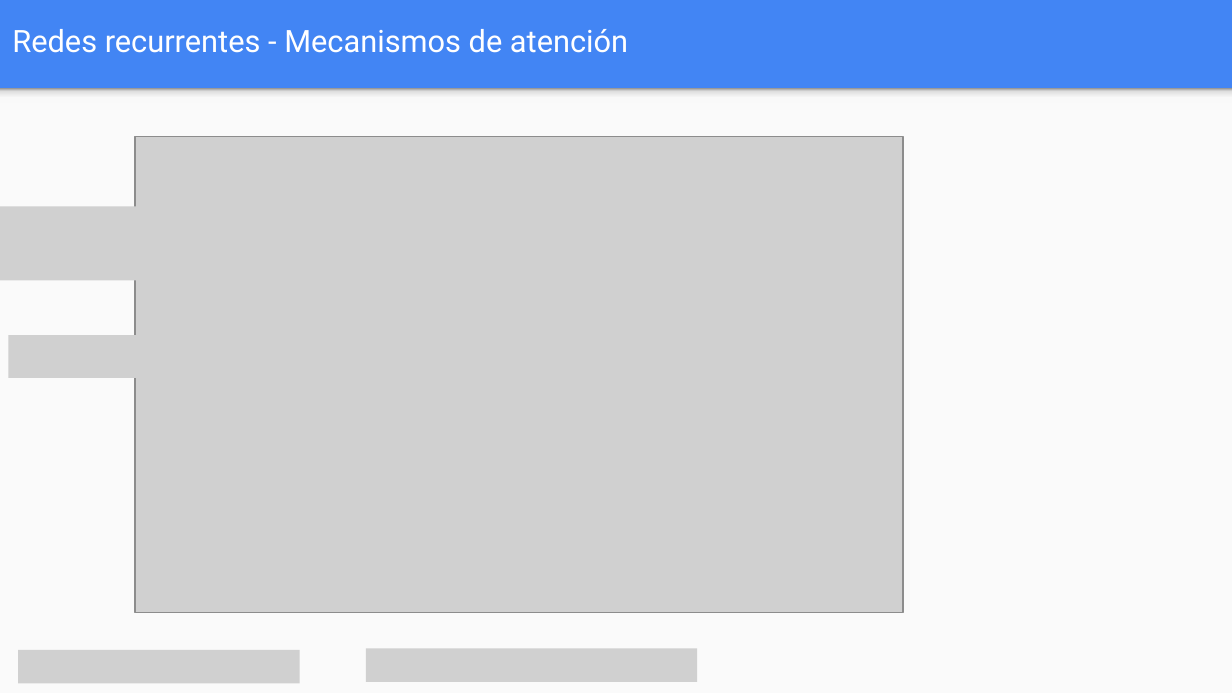
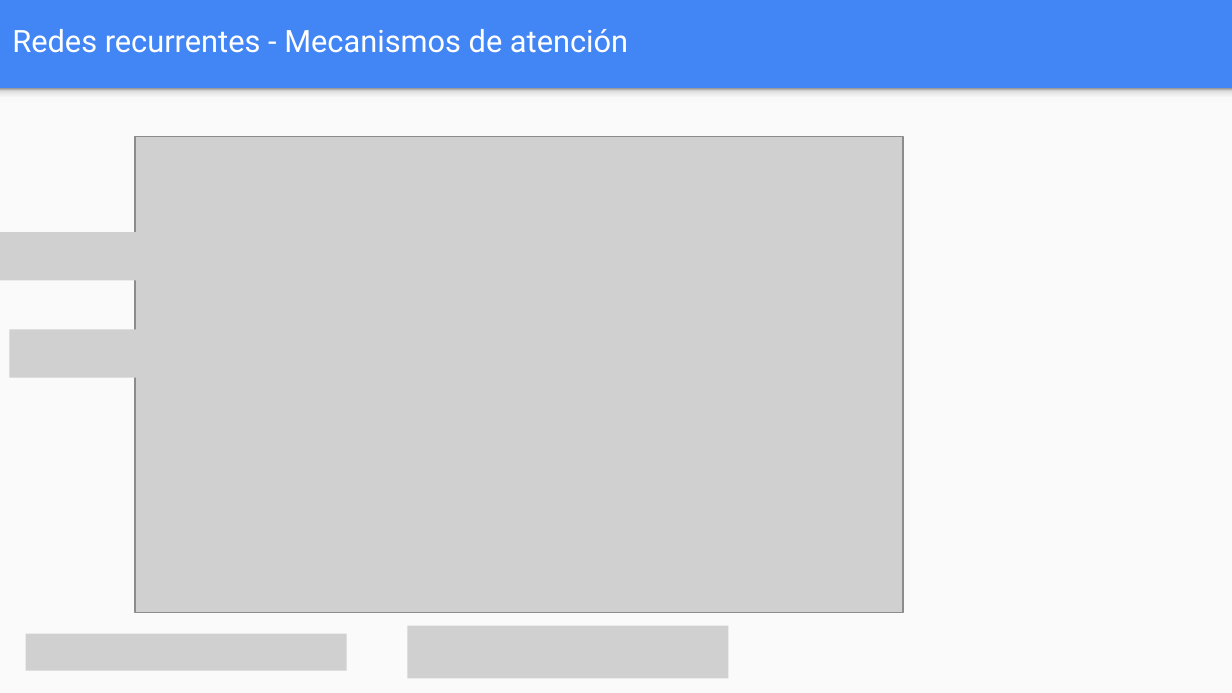
Before and after one commit to FIUBA-Posgrado-Inteligencia-Artificial/aprendizaje_profundo, a slide deck: slide 42 of clase_6/teoria/Clase_6.pptx. Drawn at 1232x693 pixels with LibreOffice and Linux fonts; fonts in the diff are those of the drawing; grey boxes stand for pictures. Boxes give left, top, right and bottom in pixels: in the first picture for what was removed or moved away, otherwise in the second. Text is boxed around its words. In the diff, an @@ line names an element or a change of style, - is before the commit and + after.

```diff
--- a/clase_6/teoria/Clase_6.pptx
+++ b/clase_6/teoria/Clase_6.pptx
@@ picture removed at (x1=0, y1=207, x2=206, y2=281) @@
@@ picture added at (x1=0, y1=233, x2=152, y2=281) @@
@@ picture resized from (x1=9, y1=335, x2=166, y2=378) to (x1=10, y1=329, x2=168, y2=377) @@
@@ picture added at (x1=408, y1=626, x2=729, y2=679) @@
@@ picture removed at (x1=18, y1=650, x2=301, y2=684) @@
@@ picture added at (x1=26, y1=633, x2=347, y2=670) @@
@@ picture removed at (x1=366, y1=648, x2=697, y2=681) @@
```
Also in this commit, not shown: 18 other slides changed, 1 other file.
